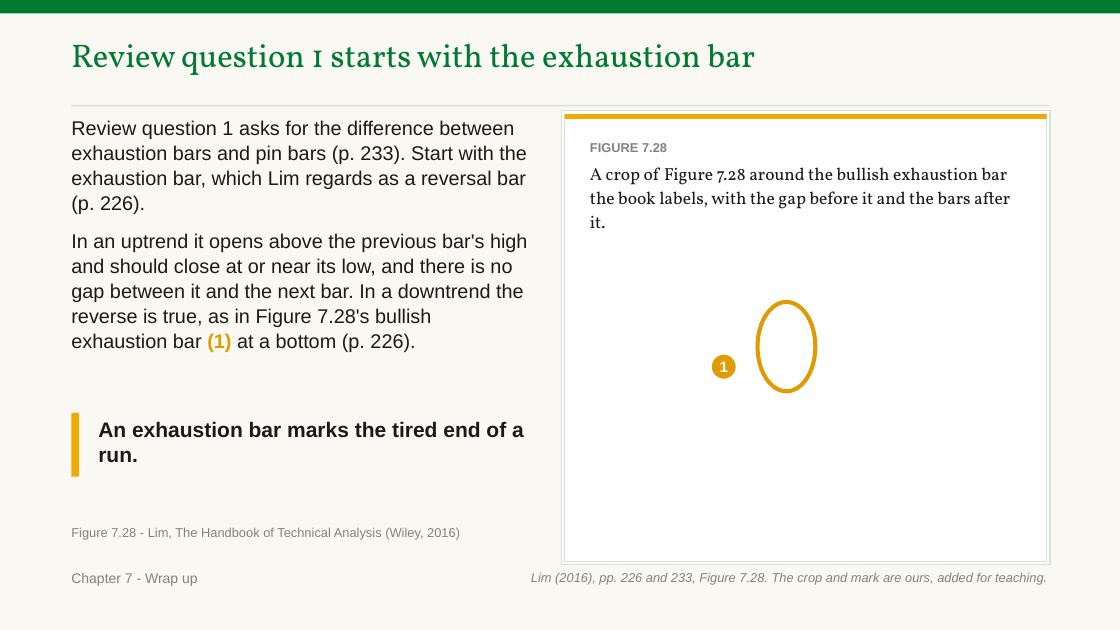
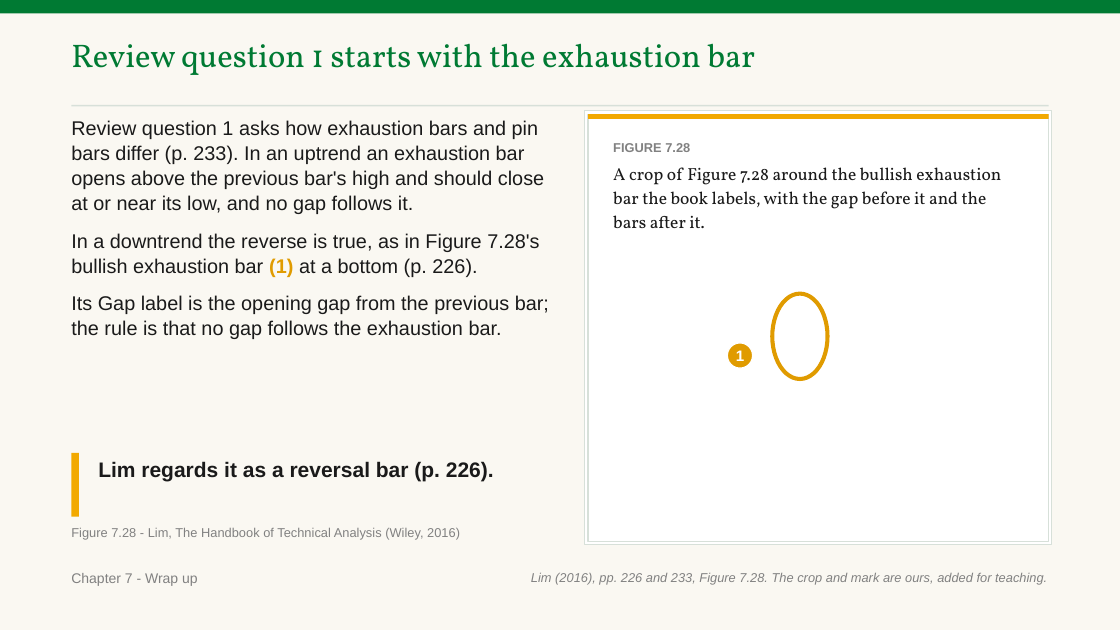
Before and after one commit to benjiesotelo-sudo/Telos_FIN1209, a slide deck: slide 250 of chapter-07/FIN1209-Chapter-07.pptx (slide 247 before the commit). Drawn at 1120x630 pixels with LibreOffice and Linux fonts; fonts in the diff are those of the drawing. Boxes give left, top, right and bottom in pixels: in the first picture for what was removed or moved away, otherwise in the second. Text is boxed around its words. In the diff, an @@ line names an element or a change of style, - is before the commit and + after.

```diff
--- a/chapter-07/FIN1209-Chapter-07.pptx
+++ b/chapter-07/FIN1209-Chapter-07.pptx
@@ rectangle: place and size @@
-rectangle at bbox=[561, 111, 1050, 565]
+rectangle at bbox=[585, 111, 1052, 544]
@@ rectangle: place and size @@
-rectangle at bbox=[565, 114, 1047, 119]
+rectangle at bbox=[588, 114, 1049, 119]
@@ rectangle: place and size @@
-rectangle at bbox=[565, 114, 1047, 561]
+rectangle at bbox=[588, 114, 1049, 541]
@@ text at bbox=[71, 120, 549, 339]: text changed @@
-Review question 1 asks for the difference between exhaustion bars and pin bars (p. 233). Start with the exhaustion bar, which Lim regards as a reversal bar (p. 226).
-In an uptrend it opens above the previous bar's high and should close at or near its low, and there is no gap between it and the next bar. In a downtrend the reverse is true, as in Figure 7.28's bullish exhaustion bar (1) at a bottom (p. 226).
+Review question 1 asks how exhaustion bars and pin bars differ (p. 233). In an uptrend an exhaustion bar opens above the previous bar's high and should close at or near its low, and no gap follows it.
+In a downtrend the reverse is true, as in Figure 7.28's bullish exhaustion bar (1) at a bottom (p. 226).
+Its Gap label is the opening gap from the previous bar; the rule is that no gap follows the exhaustion bar.
@@ text "FIGURE 7.28" rewrapped from bbox=[590, 143, 1010, 228] to bbox=[613, 143, 1001, 228] @@
@@ ellipse: place and size @@
-ellipse at bbox=[758, 302, 816, 391]
+ellipse at bbox=[772, 294, 828, 380]
@@ ellipse "1": place and size @@
-ellipse "1" at bbox=[712, 355, 737, 380]
+ellipse "1" at bbox=[728, 343, 753, 368]
@@ rectangle: place and size @@
-rectangle at bbox=[71, 413, 79, 477]
+rectangle at bbox=[71, 453, 79, 517]
@@ text at bbox=[98, 461, 494, 481]: text changed @@
-An exhaustion bar marks the tired end of a run.
+Lim regards it as a reversal bar (p. 226).
```
Also in this commit, not shown: 55 other slides changed, 6 slides added, 3 slides removed, 4 other files.
